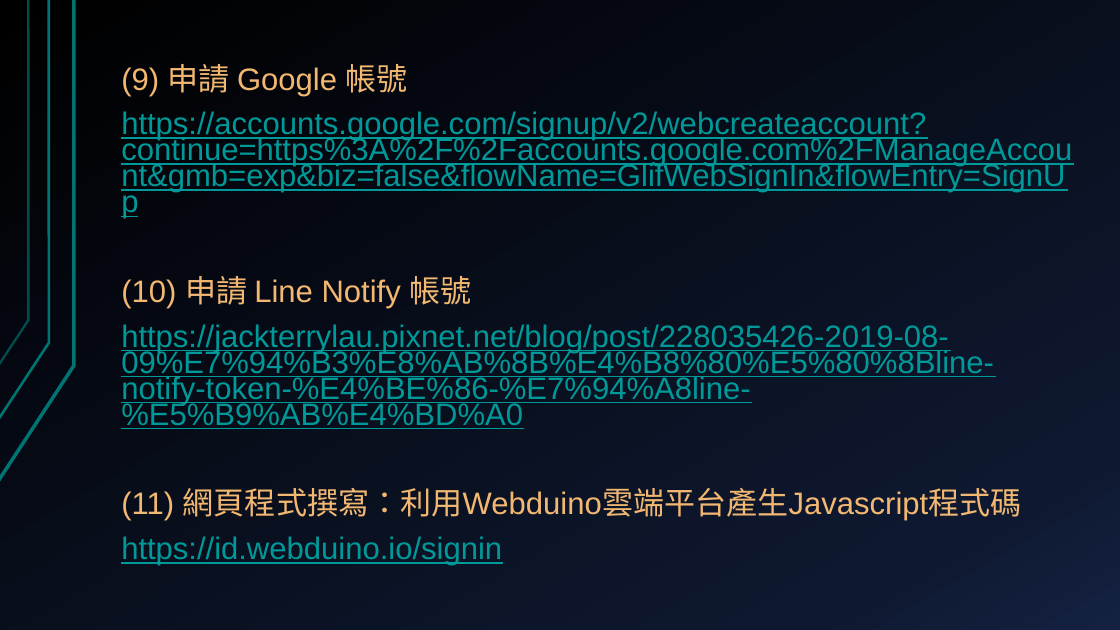
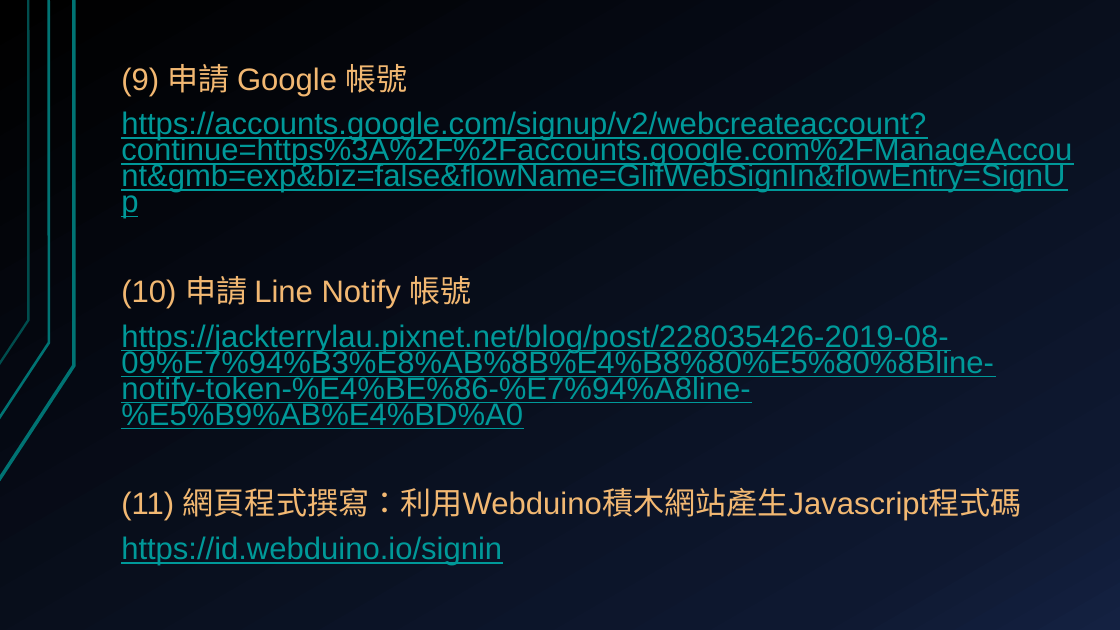
Before and after one commit to deltacod/Workshop, a slide deck: slide 14 of 2019.12.20_esp32-cam/ESP32-CAM-AI影像辨識應用.pptx. Drawn at 1120x630 pixels with LibreOffice and Linux fonts; fonts in the diff are those of the drawing. Boxes give left, top, right and bottom in pixels: in the first picture for what was removed or moved away, otherwise in the second. Text is boxed around its words. In the diff, an @@ line names an element or a change of style, - is before the commit and + after.

```diff
--- a/2019.12.20_esp32-cam/ESP32-CAM-AI影像辨識應用.pptx
+++ b/2019.12.20_esp32-cam/ESP32-CAM-AI影像辨識應用.pptx
@@ text at box(121, 488, 1022, 521): text changed @@
-(11) 網頁程式撰寫：利用Webduino雲端平台產生Javascript程式碼
+(11) 網頁程式撰寫：利用Webduino積木網站產生Javascript程式碼
```
Also in this commit, not shown: 3 other slides changed, 1 other file.
